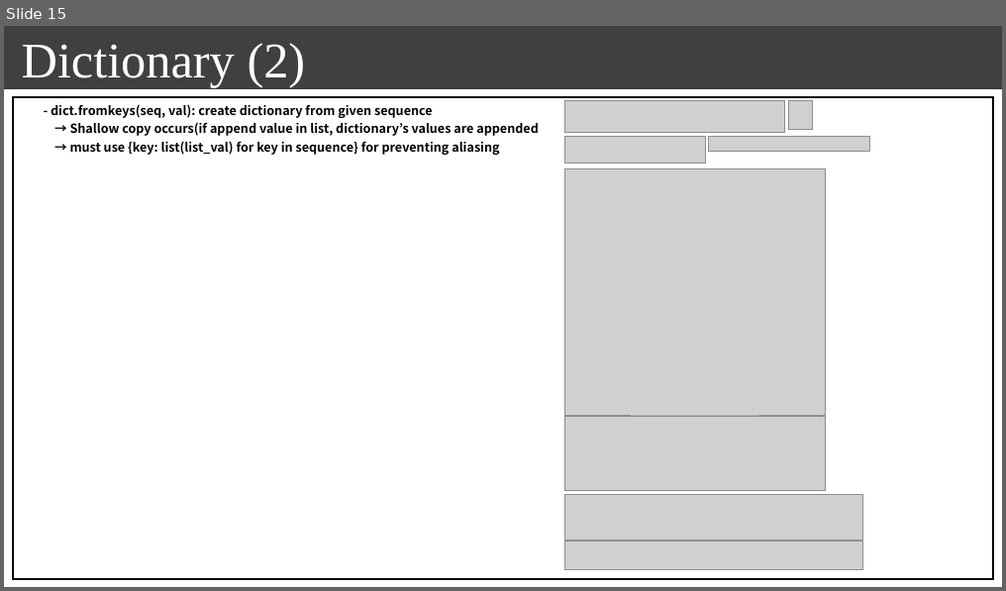
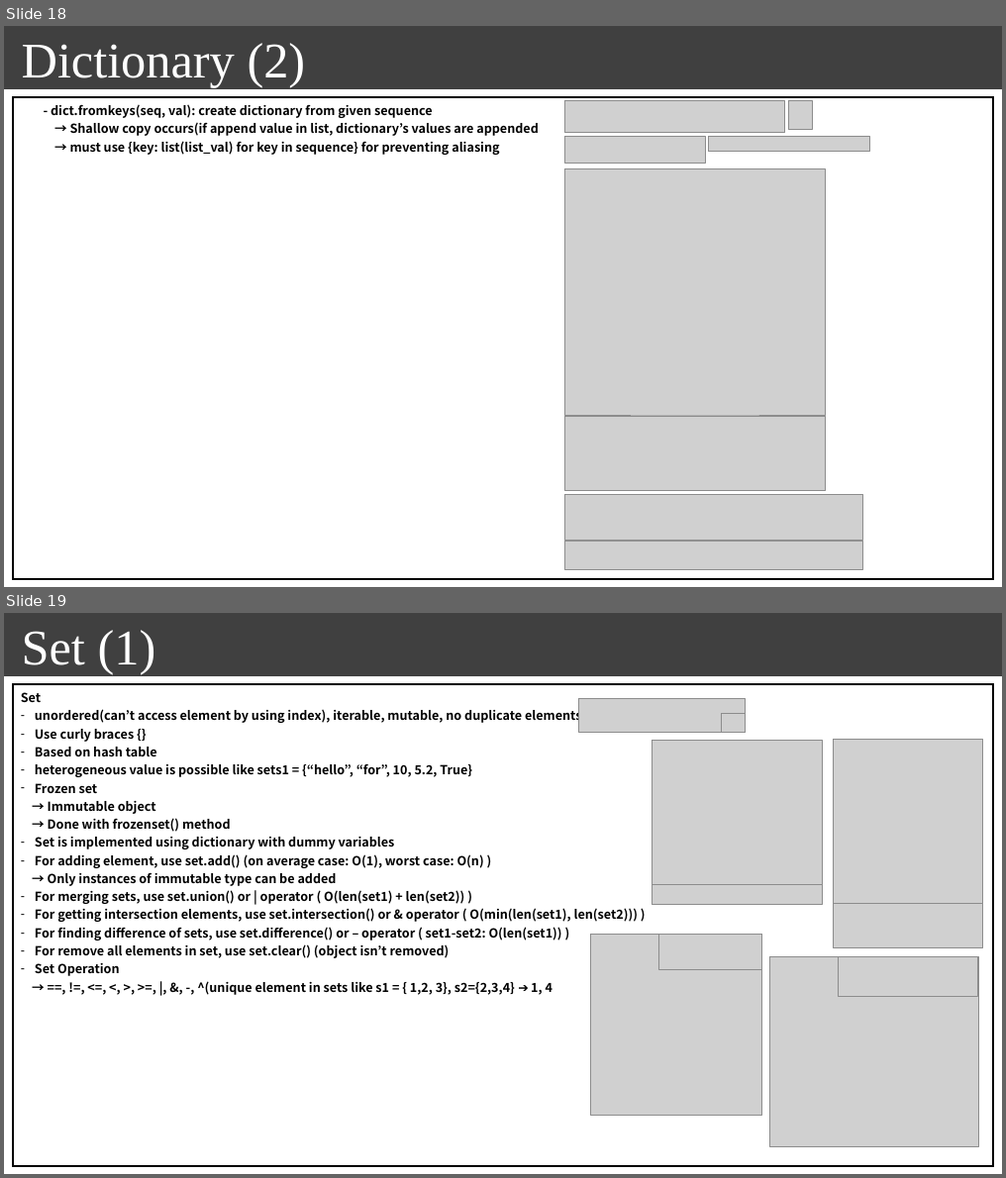
Before and after one commit to seonghokim/Study, a slide deck: Study Material/[ENG] everything in python.pptx. Shown one above the other, each under a label of ours: slide 15 before the commit, slides 18 and 19 after it. The pictures are 1006x591 and 1006x1178 pixels, drawn with LibreOffice and Linux fonts; fonts in the diff are those of the drawing; grey boxes stand for pictures; background and template pictures are left out. Boxes give left, top, right and bottom in pixels: in the first picture for what was removed or moved away, otherwise in the second. Text is boxed around its words. In the diff, an @@ line names an element or a change of style, - is before the commit and + after.

```diff
--- a/Study Material/[ENG] everything in python.pptx
+++ b/Study Material/[ENG] everything in python.pptx
@@ slide 19 added at bbox=[4, 613, 1002, 1174], background #FFFFFF; not listed: 1 template element that a slide beside it also shows @@
@@ text added at bbox=[22, 630, 156, 674], 48 pt, text #FFFFFF @@
+Set (1)
@@ table added at bbox=[13, 685, 994, 1166], 1 rows, 1 columns @@
+Set / unordered(can’t access element by using index), iterable, mutable, no duplicate elements / Use curly braces {} / Based on hash table / heterogeneous value is possible like sets1 = {“hello”, “for”, 10, 5.2, True} / Frozen set / → Immutable object / → Done with frozenset() method / Set is implemented using dictionary with dummy variables / For adding element, use set.add() (on average case: O(1), worst case: O(n) ) / → Only instances of immutable type can be added / For merging sets, use set.union() or | operator ( O(len(set1) + len(set2)) ) / For getting intersection elements, use set.intersection() or & operator ( O(min(len(set1), len(set2))) ) / For finding difference of sets, use set.difference() or – operator ( set1-set2: O(len(set1)) ) / For remove all elements in set, use set.clear() (object isn’t removed) / Set Operation / → ==, !=, <=, <, >, >=, |, &, -, ^(unique element in sets like s1 = { 1,2, 3}, s2={2,3,4} ➔ 1, 4
@@ picture added at bbox=[579, 698, 746, 732] @@
@@ picture added at bbox=[721, 714, 746, 732] @@
@@ picture added at bbox=[652, 741, 823, 884] @@
@@ picture added at bbox=[834, 740, 982, 904] @@
@@ picture added at bbox=[652, 884, 823, 905] @@
@@ picture added at bbox=[834, 903, 982, 949] @@
@@ picture added at bbox=[590, 934, 761, 1116] @@
@@ picture added at bbox=[659, 934, 762, 969] @@
@@ picture added at bbox=[770, 958, 978, 1147] @@
@@ picture added at bbox=[838, 958, 978, 996] @@
@@ what was slide 15 is now slide 18 @@
```
Also in this commit, not shown: 3 slides changed, 6 other slides added, 1 other file.
